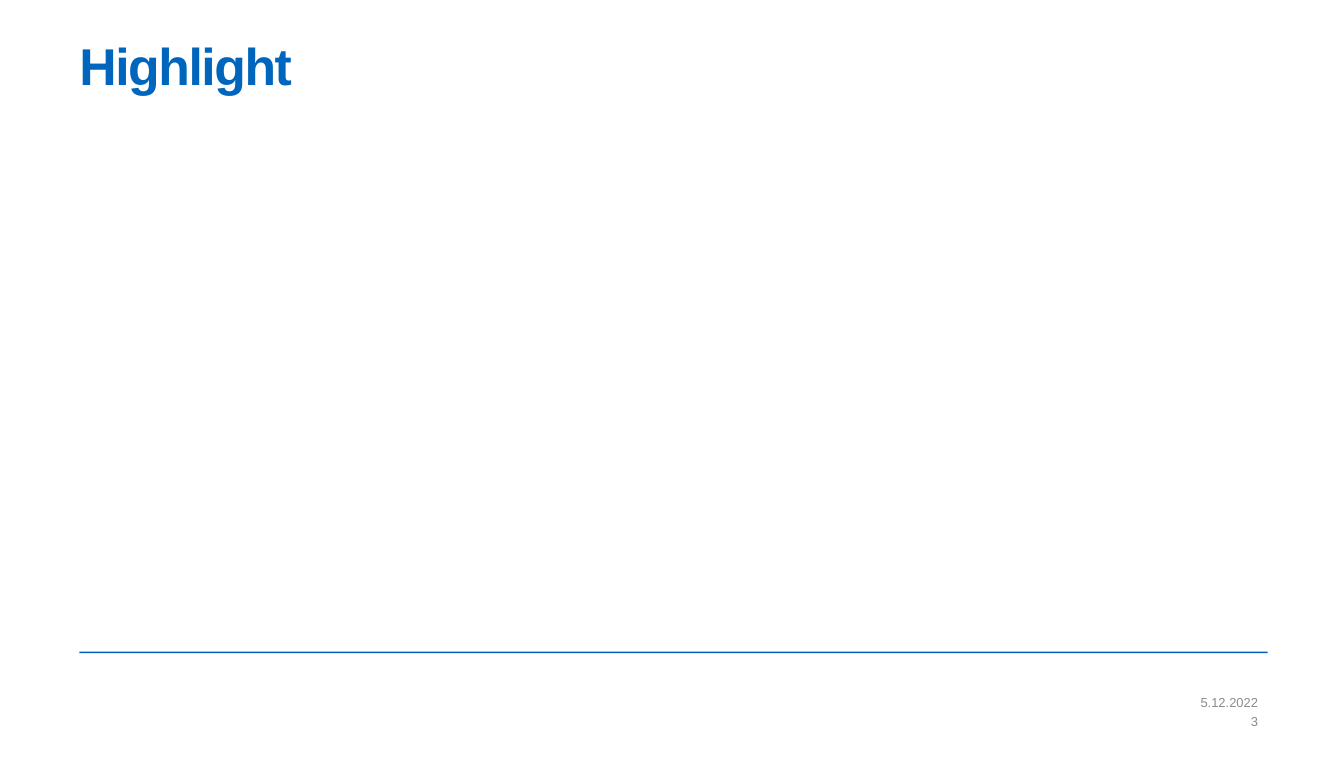
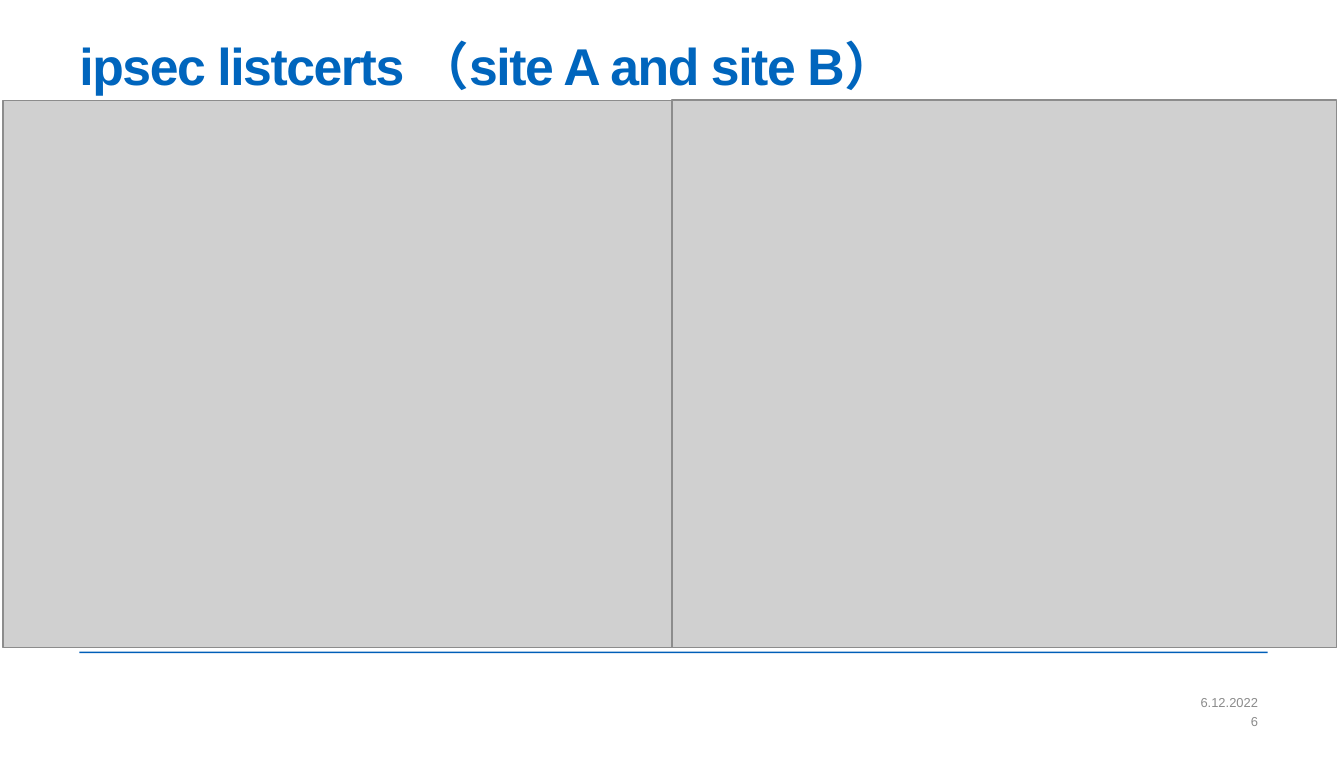
Before and after one commit to jinjiaKarl/cs-e4300, a slide deck: slide 6 of slides.pptx (slide 3 before the commit). Drawn at 1344x776 pixels with LibreOffice and Linux fonts; fonts in the diff are those of the drawing; grey boxes stand for pictures; background and template pictures are left out. Boxes give left, top, right and bottom in pixels: in the first picture for what was removed or moved away, otherwise in the second. Text is boxed around its words. In the diff, an @@ line names an element or a change of style, - is before the commit and + after.

```diff
--- a/slides.pptx
+++ b/slides.pptx
@@ title at <box>79,40,896,95</box>: text changed @@
-Highlight
+ipsec listcerts （site A and site B）
@@ picture added at <box>3,100,673,649</box> @@
@@ picture added at <box>673,100,1337,649</box> @@
@@ page number at <box>1251,717,1258,726</box>: text changed @@
-3
+6
```
Also in this commit, not shown: 10 slides added, 1 slide removed, 1 other file.
